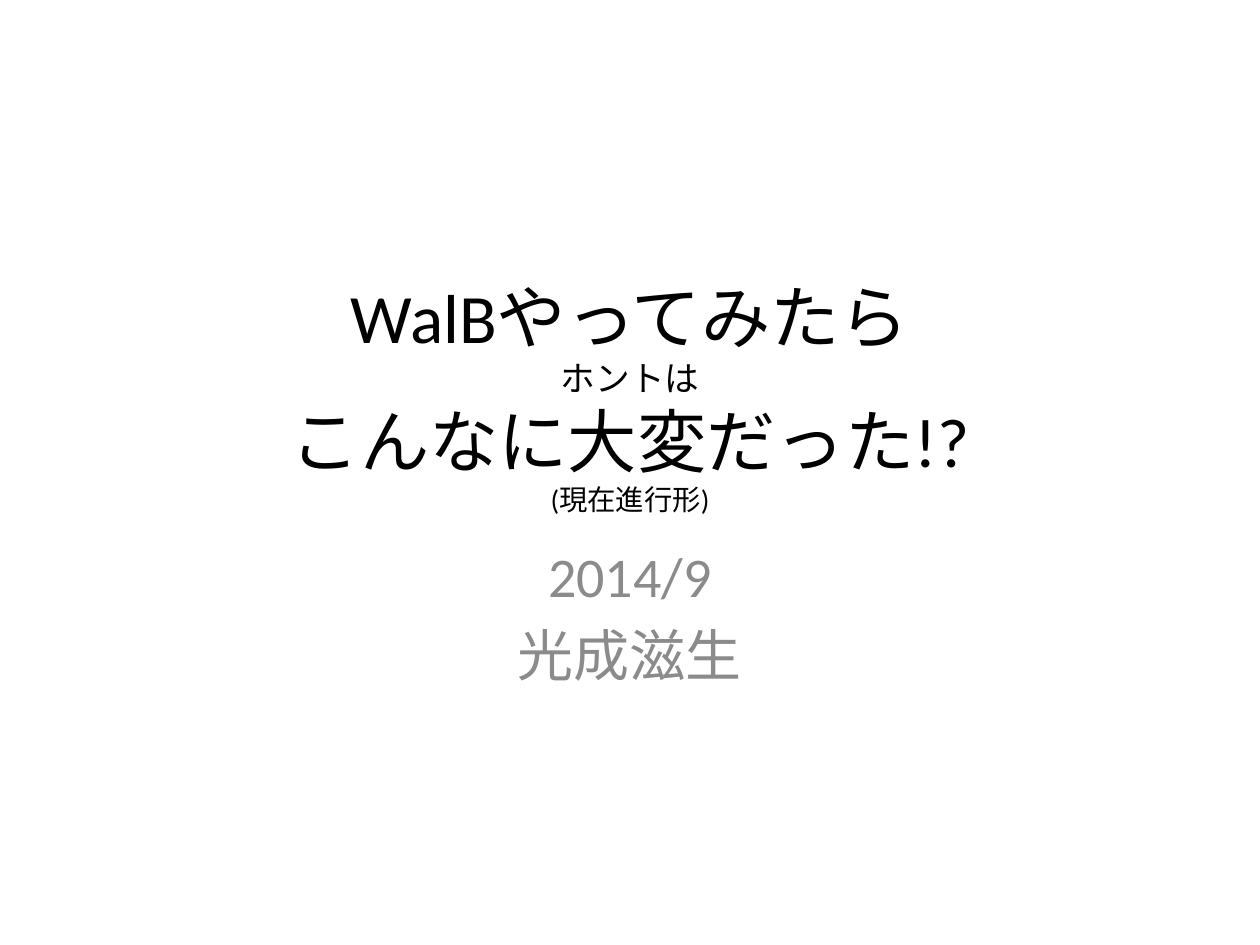
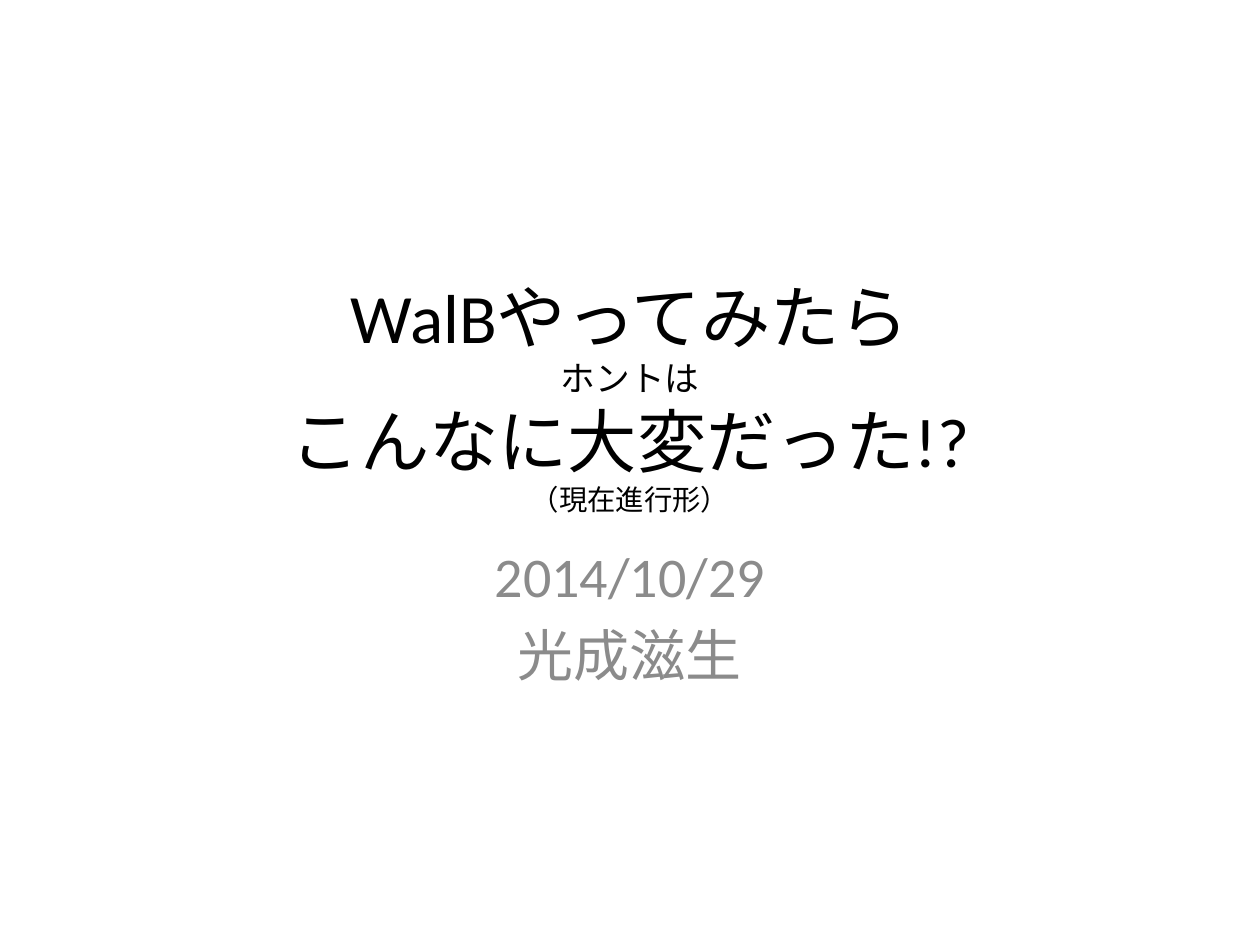
Before and after one commit to walb-linux/walb-tools, a slide deck: slide 1 of doc/walb-is-hard.pptx. Drawn at 1260x945 pixels with LibreOffice and Linux fonts; fonts in the diff are those of the drawing. Boxes give left, top, right and bottom in pixels: in the first picture for what was removed or moved away, otherwise in the second. Text is boxed around its words. In the diff, an @@ line names an element or a change of style, - is before the commit and + after.

```diff
--- a/doc/walb-is-hard.pptx
+++ b/doc/walb-is-hard.pptx
@@ title at bbox=[291, 287, 969, 513]: text changed @@
-WalBやってみたら
-ホントは
-こんなに大変だった!?
-(現在進行形)
+WalBやってみたら
+ホントは
+こんなに大変だった!?
+（現在進行形）
@@ subtitle at bbox=[495, 558, 765, 600]: text changed @@
-2014/9
+2014/10/29
```
Also in this commit, not shown: 26 other slides changed, 3 slides added.
